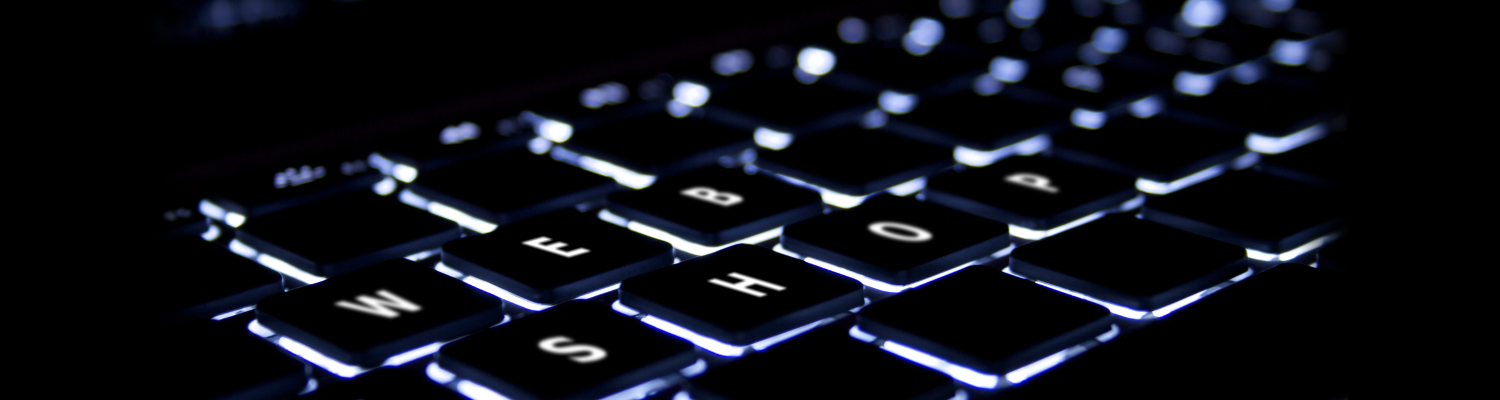
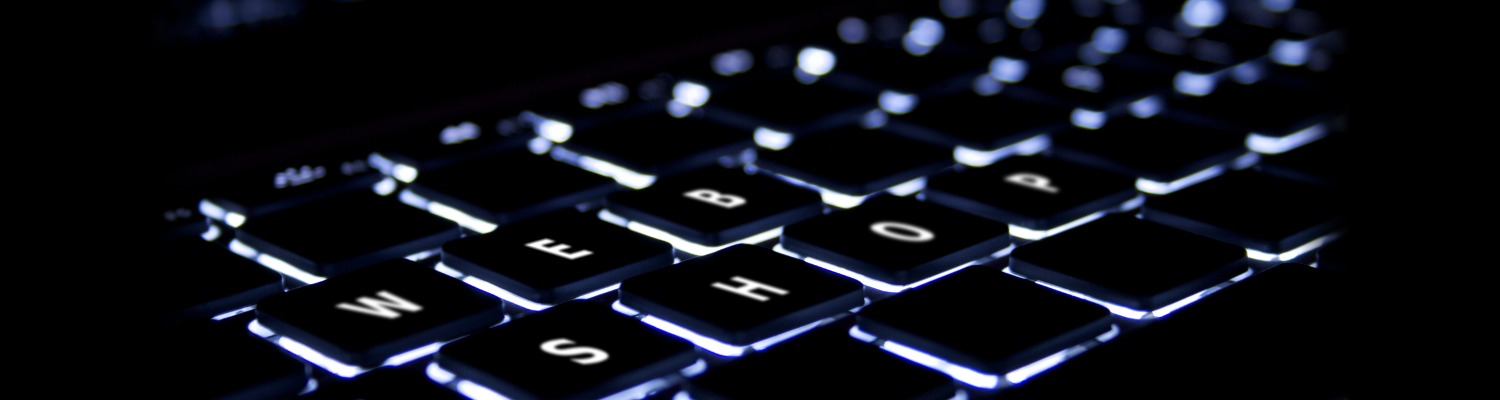
Before/after of a 1500 x 400 layered artwork. What changed in the layer stack:
painted on "Ebene #3" over 331, 184, 938, 367
